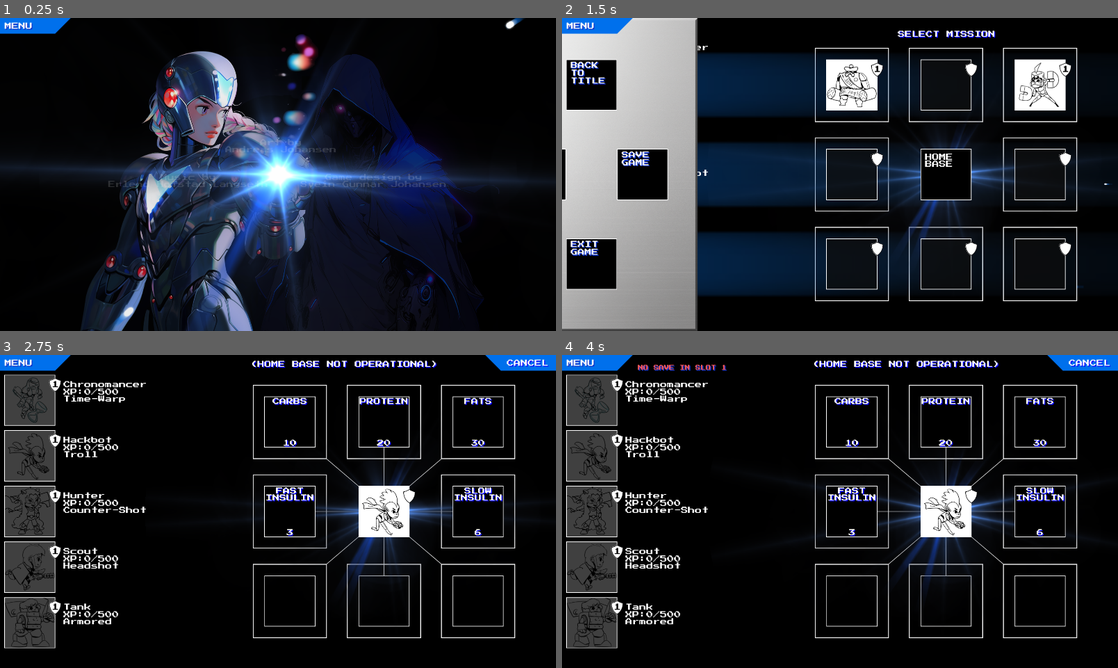
Above: before the commit, frames 1-4 (two rows, left to right).
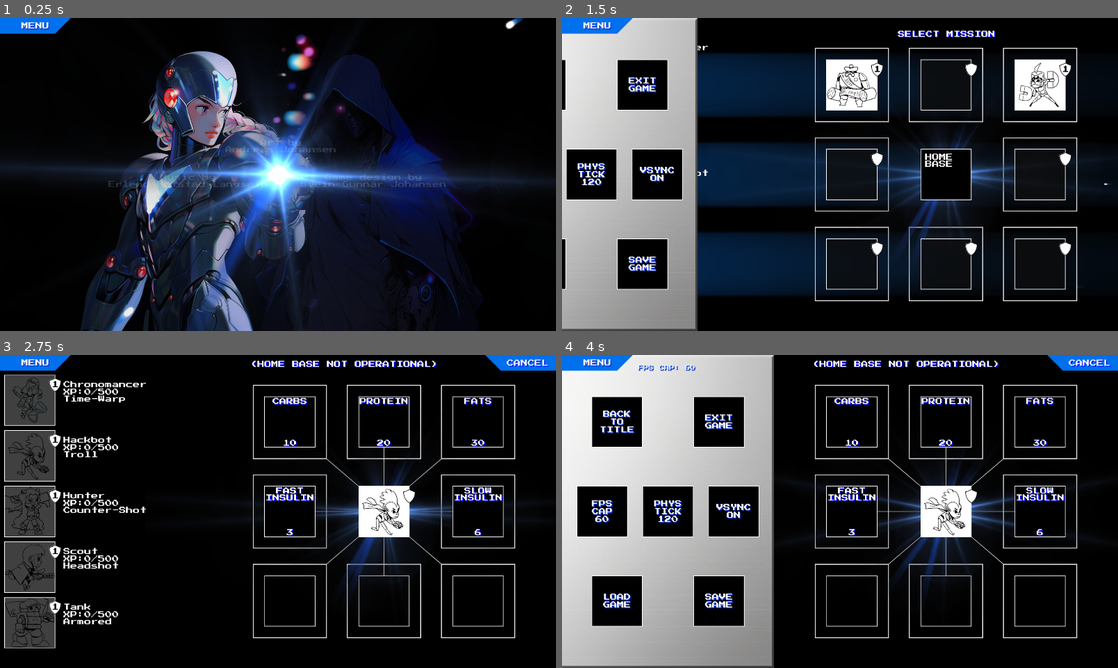
Above: after the commit, the same moments.

Repository: sveinjo/robot-rumble
Game: Godot game, scene res://features/credits/scenes/charge_megacharge1.tscn
The game is run twice, just before and just after one commit, with the same random seed, the same clock (stepped at 60 frames per second) and the same inputs. Sound files missing from this copy of the repository are replaced by a short silence.
Inputs (mouse positions are in pixels of both pictures, inside the frame that each line leads up to):
- Up to frame 1 (0.25 s): no input
- Up to frame 2 (1.5 s): click "MENU" at 0.5 s; click "MENU" at 1.25 s
- Up to frame 3 (2.75 s): move the mouse to (400, 495) at 2.02 s; hold D from 2.03 s (still down); tap Delete at 2.1 s; click (400, 495) at 2.17 s
- Up to frame 4 (4 s): release D at 2.75 s; click "MENU" at 2.75 s; click (600, 511) at 3.5 s, where only the run after the commit has a clickable "FPS CAP OFF"

The runs differ from the first frame. In frame 1, 0.2% of the frame differs, in the area x 0-9%, y 1-4%; in frame 2, 9.1%; in frame 3, 0.2%; in frame 4, 31%, in the area x 0-39%, y 0-100%.

Commit message:
Tweaked menu layout.

Diff:
--- a/diagame/core/ui/common_menu/common_menu.gd
+++ b/diagame/core/ui/common_menu/common_menu.gd
@@ -1,6 +1,6 @@
 extends CanvasLayer
 
-const PANEL_WIDTH := 760.0
+const DEFAULT_PANEL_WIDTH := 732.0
 const PANEL_ACCELERATION := 4.0
 const PANEL_MAX_HIDE_SPEED := 50.0
 const MENU_BUTTON_SIZE := Vector2(244, 54)
@@ -12,6 +12,7 @@
 var panel_velocity: float = 0.0
 var panel_step_accumulator: float = 0.0
 var status_timer: float = 0.0
+var panel_width: float = DEFAULT_PANEL_WIDTH
 
 var root_control: Control
 var menu_button: TextureButton
@@ -23,6 +24,13 @@
 var btn_load: TextureButton
 var btn_save: TextureButton
 var btn_exit: TextureButton
+var btn_fps: TextureButton
+var btn_tick: TextureButton
+var btn_vsync: TextureButton
+
+var lbl_fps: Label
+var lbl_tick: Label
+var lbl_vsync: Label
 
 var menu_bar_texture: Texture2D
 var menu_back_texture: Texture2D
@@ -35,6 +43,7 @@
 	menu_back_texture = load("res://assets/sprites/MenuBack_0.png")
 	empty_texture = load("res://assets/sprites/Empty_0.png")
 	arcade_font = GameState.arcade_font if GameState.arcade_font else load("res://assets/fonts/PressStart2P-Regular.ttf")
+	panel_width = float(menu_back_texture.get_width()) if menu_back_texture != null else DEFAULT_PANEL_WIDTH
 
 	root_control = Control.new()
 	root_control.name = "Root"
@@ -43,8 +52,8 @@
 
 	panel = Control.new()
 	panel.name = "MenuPanel"
-	panel.position = Vector2(-PANEL_WIDTH, 0)
-	panel.size = Vector2(PANEL_WIDTH, get_viewport().get_visible_rect().size.y)
+	panel.position = Vector2(-panel_width, 0)
+	panel.size = Vector2(panel_width, get_viewport().get_visible_rect().size.y)
 	panel.mouse_filter = Control.MOUSE_FILTER_STOP
 	root_control.add_child(panel)
 
@@ -70,31 +79,50 @@
 	menu_button.pressed.connect(_on_menu_pressed)
 	root_control.add_child(menu_button)
 
-	menu_button_label = _create_label("MENU", Vector2(16, 16), 24)
+	menu_button_label = _create_button_label("MENU", 24, MENU_BUTTON_SIZE)
 	menu_button.add_child(menu_button_label)
 
-	status_label = _create_label("", Vector2(262, 16), 18)
+	status_label = _create_label("", Vector2(MENU_BUTTON_SIZE.x + 18.0, 16), 18)
 	status_label.visible = false
-	status_label.size = Vector2(760, 56)
+	status_label.size = Vector2(panel_width, 56)
 	status_label.z_index = 20
 	root_control.add_child(status_label)
 
-	btn_start = _create_action_button("BACK TO TITLE", Vector2(278, 143), _on_start_pressed)
-	btn_load = _create_action_button("LOAD GAME", Vector2(102, 452), _on_load_pressed)
-	btn_save = _create_action_button("SAVE GAME", Vector2(454, 452), _on_save_pressed)
-	btn_exit = _create_action_button("EXIT GAME", Vector2(278, 761), _on_exit_pressed)
+	var side_x := 102.0
+	var right_x := panel_width - side_x - ACTION_BUTTON_SIZE.x
+
+	# Keep top and bottom rows symmetric inside the textured panel.
+	btn_start = _create_action_button("BACK TO TITLE", Vector2(side_x, 143), _on_start_pressed)
+	btn_load = _create_action_button("LOAD GAME", Vector2(side_x, 761), _on_load_pressed)
+	btn_save = _create_action_button("SAVE GAME", Vector2(right_x, 761), _on_save_pressed)
+	btn_exit = _create_action_button("EXIT GAME", Vector2(right_x, 143), _on_exit_pressed)
+
+	# Middle row uses equal spacing between panel edges and each button.
+	var perf_gap := (panel_width - (ACTION_BUTTON_SIZE.x * 3.0)) / 4.0
+	btn_fps = _create_action_button("", Vector2(perf_gap, 452), _on_fps_pressed)
+	btn_tick = _create_action_button("", Vector2((perf_gap * 2.0) + ACTION_BUTTON_SIZE.x, 452), _on_tick_pressed)
+	btn_vsync = _create_action_button("", Vector2((perf_gap * 3.0) + (ACTION_BUTTON_SIZE.x * 2.0), 452), _on_vsync_pressed)
+
+	lbl_fps = btn_fps.get_child(0) as Label
+	lbl_tick = btn_tick.get_child(0) as Label
+	lbl_vsync = btn_vsync.get_child(0) as Label
 
 	panel.add_child(btn_start)
 	panel.add_child(btn_load)
 	panel.add_child(btn_save)
 	panel.add_child(btn_exit)
+	panel.add_child(btn_fps)
+	panel.add_child(btn_tick)
+	panel.add_child(btn_vsync)
+
+	_refresh_performance_buttons()
 
 func _process(delta: float):
 	var vp_size: Vector2 = get_viewport().get_visible_rect().size
 	root_control.size = vp_size
 	panel.size.y = vp_size.y
-	panel_back.size = Vector2(760, panel.size.y)
-	panel.visible = panel_open or panel.position.x > -PANEL_WIDTH + 1.0
+	panel_back.size = Vector2(panel_width, panel.size.y)
+	panel.visible = panel_open or panel.position.x > -panel_width + 1.0
 	status_label.visible = status_timer > 0.0
 	if status_timer > 0.0:
 		status_timer = maxf(0.0, status_timer - delta)
@@ -122,8 +150,8 @@
 	if panel_velocity > -PANEL_MAX_HIDE_SPEED:
 		panel_velocity -= PANEL_ACCELERATION
 	panel.position.x += panel_velocity
-	if panel.position.x <= -PANEL_WIDTH:
-		panel.position.x = -PANEL_WIDTH
+	if panel.position.x <= -panel_width:
+		panel.position.x = -panel_width
 		panel_velocity = 0.0
 
 func _create_action_button(label: String, pos: Vector2, action: Callable) -> TextureButton:
@@ -137,11 +165,16 @@
 	b.mouse_filter = Control.MOUSE_FILTER_STOP
 	b.pressed.connect(action)
 
-	var l := _create_label(_stack_words(label), Vector2(16, 8), 24)
-	l.size = ACTION_BUTTON_SIZE
-	l.vertical_alignment = VERTICAL_ALIGNMENT_TOP
+	var l := _create_button_label(_stack_words(label), 24, ACTION_BUTTON_SIZE)
 	b.add_child(l)
 	return b
+
+func _create_button_label(text: String, font_size: int, size: Vector2) -> Label:
+	var lbl := _create_label(text, Vector2.ZERO, font_size)
+	lbl.size = size
+	lbl.horizontal_alignment = HORIZONTAL_ALIGNMENT_CENTER
+	lbl.vertical_alignment = VERTICAL_ALIGNMENT_CENTER
+	return lbl
 
 func _create_label(text: String, pos: Vector2, font_size: int) -> Label:
 	var lbl := Label.new()
@@ -189,6 +222,43 @@
 func _on_exit_pressed():
 	get_tree().quit()
 
+func _on_fps_pressed():
+	var caps := PackedInt32Array([0, 60, 120, 144, 240])
+	var current: int = int(GameState.fps_cap)
+	var idx: int = caps.find(current)
+	if idx < 0:
+		idx = 0
+	else:
+		idx = (idx + 1) % caps.size()
+	GameState.set_fps_cap(caps[idx])
+	_refresh_performance_buttons()
+	_set_status("FPS CAP: %s" % ("OFF" if GameState.fps_cap == 0 else str(GameState.fps_cap)), Color(0.85, 0.95, 1.0))
+
+func _on_tick_pressed():
+	var rates := PackedInt32Array([30, 60, 120])
+	var current: int = int(GameState.physics_tick_rate)
+	var idx: int = rates.find(current)
+	if idx < 0:
+		idx = 0
+	else:
+		idx = (idx + 1) % rates.size()
+	GameState.set_physics_tick_rate(rates[idx])
+	_refresh_performance_buttons()
+	_set_status("PHYS TICK: %d" % GameState.physics_tick_rate, Color(0.85, 0.95, 1.0))
+
+func _on_vsync_pressed():
+	GameState.set_vsync_enabled(not GameState.vsync_enabled)
+	_refresh_performance_buttons()
+	_set_status("VSYNC: %s" % ("ON" if GameState.vsync_enabled else "OFF"), Color(0.85, 0.95, 1.0))
+
+func _refresh_performance_buttons():
+	if lbl_fps != null:
+		lbl_fps.text = "FPS\nCAP\n%s" % ("OFF" if GameState.fps_cap == 0 else str(GameState.fps_cap))
+	if lbl_tick != null:
+		lbl_tick.text = "PHYS\nTICK\n%d" % GameState.physics_tick_rate
+	if lbl_vsync != null:
+		lbl_vsync.text = "VSYNC\n%s" % ("ON" if GameState.vsync_enabled else "OFF")
+
 func _set_status(text: String, color: Color):
 	if status_label == null:
 		return
